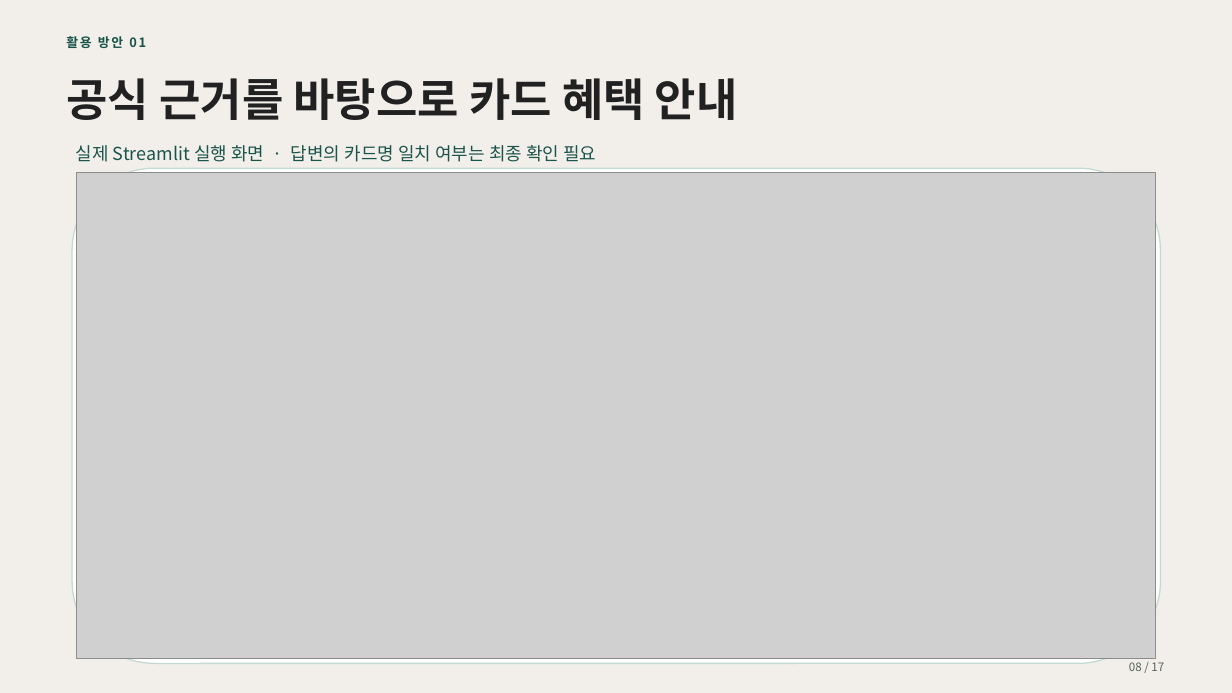
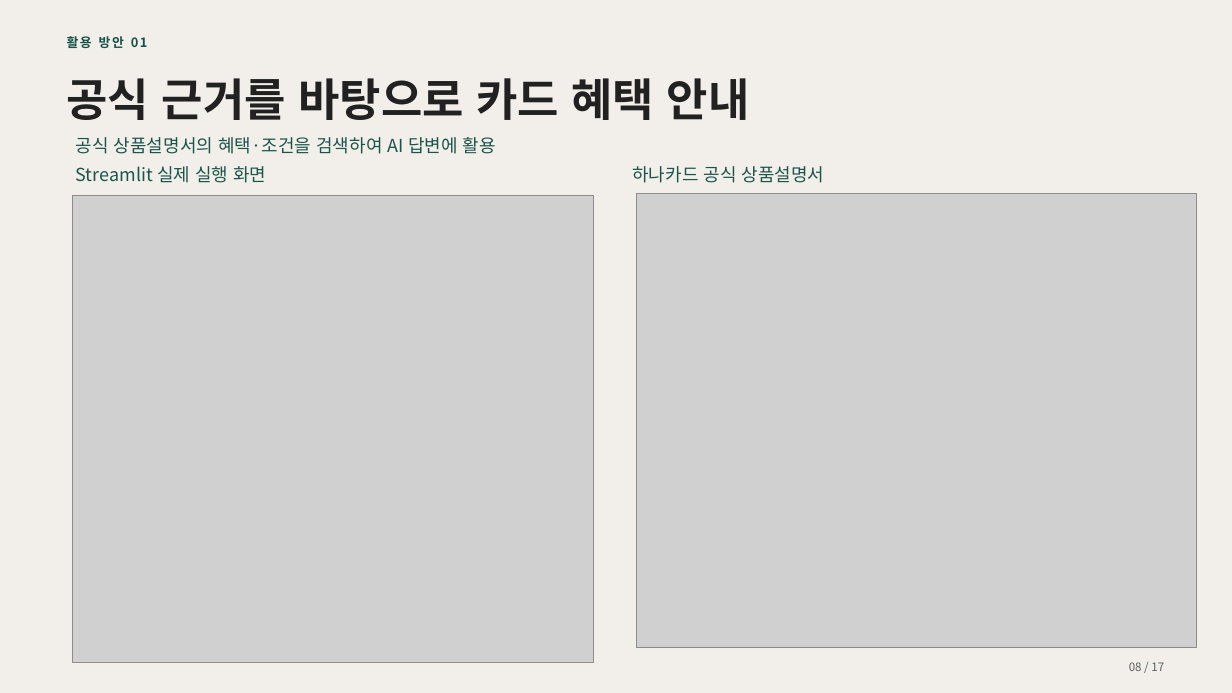
Before and after one commit to darkping1980/mle-02-p2-team3, a slide deck: slide 8 of src/card_benefit/docs/presentation/카드혜택_GraphRAG_세로줄무늬제거_17장.pptx. Drawn at 1232x693 pixels with LibreOffice and Linux fonts; fonts in the diff are those of the drawing; grey boxes stand for pictures. Boxes give left, top, right and bottom in pixels: in the first picture for what was removed or moved away, otherwise in the second. Text is boxed around its words. In the diff, an @@ line names an element or a change of style, - is before the commit and + after.

```diff
--- a/src/card_benefit/docs/presentation/카드혜택_GraphRAG_세로줄무늬제거_17장.pptx
+++ b/src/card_benefit/docs/presentation/카드혜택_GraphRAG_세로줄무늬제거_17장.pptx
@@ text "공식 근거를 바탕으로 카드 혜택 ..." rewrapped from [66, 78, 738, 120] to [67, 78, 750, 120] @@
@@ text removed at [76, 145, 596, 162] @@
-실제 Streamlit 실행 화면 · 답변의 카드명 일치 여부는 최종 확인 필요
@@ text added at [76, 137, 496, 154], 14 pt, text #1B544B @@
+공식 상품설명서의 혜택·조건을 검색하여 AI 답변에 활용
@@ rounded rectangle removed at [72, 168, 1161, 664] @@
@@ text added at [76, 166, 266, 183], 14 pt, text #1B544B @@
+Streamlit 실제 실행 화면
@@ picture removed at [77, 173, 1156, 659] @@
@@ text added at [632, 166, 825, 183], 14 pt, text #1B544B @@
+하나카드 공식 상품설명서
@@ picture added at [73, 195, 594, 662] @@
@@ picture added at [637, 194, 1196, 648] @@
```
Also in this commit, not shown: 6 other slides changed, 1 other file.
